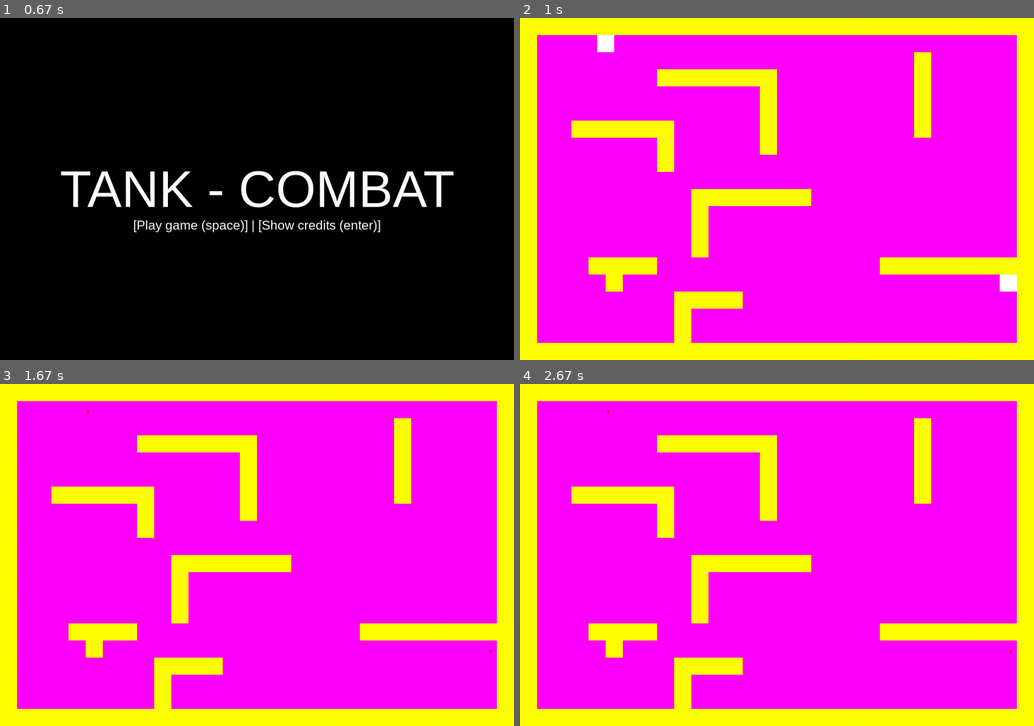
Above: before the commit, frames 1-4 (two rows, left to right).
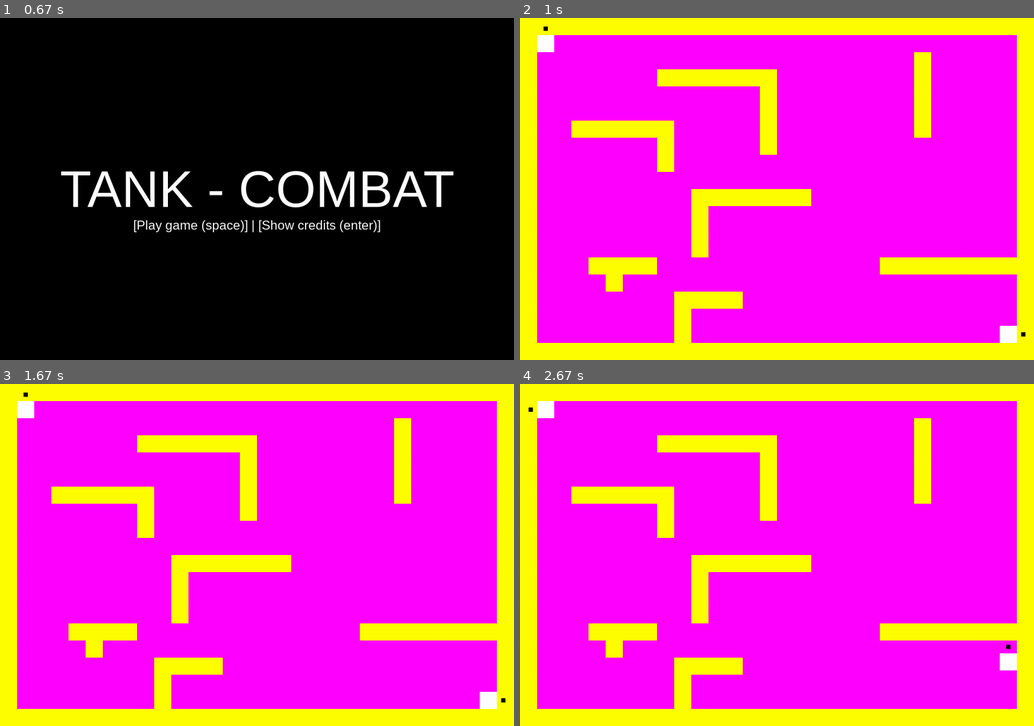
Above: after the commit, the same moments.

Repository: rudyjcruz831/tank_pygame
Game: pygame game, started from main.py
Same seed, same stepped clock (60 frames per second), same inputs: the game is played once before the commit and once after it.
Inputs:
- Up to frame 1 (0.67 s): hold W from 0.33 s (still down); hold Right from 0.33 s (still down)
- Up to frame 2 (1 s): release W at 0.8 s; release Right at 0.8 s; tap Space at 0.83 s
- Up to frame 3 (1.67 s): tap Space at 1.17 s; tap Enter at 1.5 s
- Up to frame 4 (2.67 s): hold A from 2.33 s (still down); hold Up from 2.33 s (still down)

Frame 1 is identical in both runs. In frame 2, 0.7% of the frame differs, in the area x 3-99%, y 2-95%; in frame 3, 0.4%; in frame 4, 0.4%.

Commit message:
modified collision, bullet and tank

Diff:
--- a/test_bullet.py
+++ b/test_bullet.py
@@ -1,7 +1,7 @@
 import pygame
 import random
 import math
-
+from time import time
 pygame.init()
 
 
@@ -14,19 +14,41 @@
         self.rect = self.image.get_rect(center=(x, y))
         self.direction = direction
         self.bounce_count = 0
+        self.hits = 0
+        self.move_x = self.direction[0]
+        self.move_y = self.direction[1]
+        self.colision_initial_time = time()
+        self.colision_final_time = time()
+
 
     def update(self, walls, bullets):
-        self.rect.x += self.direction[0] * 5
-        self.rect.y += self.direction[1] * 5
+        self.colision_final_time = time()
 
-        # handle wall collision
-        for wall in walls:
-            if self.rect.colliderect(wall.rect):
-                self.direction = self.get_random_direction()
-                self.bounce_count += 1
-                if self.bounce_count >= 6:
-                    self.kill()
-                break
+        self.rect.x += self.move_x * 1
+        self.collision('horizontal', walls)
+
+        self.rect.y += self.move_y * 1
+        self.collision('vertical', walls)
+
+        if self.hits >= 6:
+            self.kill()
+
+    def collision(self, direction,walls):
+        if direction == 'horizontal':
+            for wall in walls:
+                if self.colision_final_time - self.colision_initial_time > 0.1:
+                    if self.rect.colliderect(wall):
+                        self.move_x *= -1
+                        self.colision_initial_time = time()
+                        self.hits += 1
+
+        if direction == 'vertical':
+            for wall in walls:
+                if self.colision_final_time - self.colision_initial_time > 0.1:
+                    if self.rect.colliderect(wall):
+                        self.move_y *= -1
+                        self.colision_initial_time = time()
+                        self.hits += 1
 
     @staticmethod
     def get_random_direction():
--- a/test_game.py
+++ b/test_game.py
@@ -38,8 +38,8 @@
         pygame.display.set_caption("Tank Maze - Atari 2600")
         self.clock = pygame.time.Clock()
         self.maze = Maze(pattern, maze_color)
-        self.tank1 = Tank(1, 1, WHITE, BLOCK_SIZE)
-        self.tank2 = Tank(MAZE_WIDTH - 2, MAZE_HEIGHT - 2, WHITE, BLOCK_SIZE)
+        self.tank1 = Tank(1, 1, WHITE, BLOCK_SIZE, 1, self.maze.walls)
+        self.tank2 = Tank(MAZE_WIDTH - 2, MAZE_HEIGHT - 2, WHITE, BLOCK_SIZE, 2, self.maze.walls)
         self.bullets = pygame.sprite.Group()
         self.all_sprites = pygame.sprite.Group()
         self.all_sprites.add(self.tank1, self.tank2)
@@ -65,26 +65,9 @@
                         self.show_credits = not self.show_credits
 
     def update(self):
-        self.tank1.dx, self.tank1.dy = 0, 0
-        self.tank2.dx, self.tank2.dy = 0, 0
-        keys = pygame.key.get_pressed()
-        if keys[pygame.K_LEFT]:
-            self.tank1.dx = -5
-        elif keys[pygame.K_RIGHT]:
-            self.tank1.dx = 5
-        elif keys[pygame.K_UP]:
-            self.tank1.dy = -5
-        elif keys[pygame.K_DOWN]:
-            self.tank1.dy = 5
-        if keys[pygame.K_a]:
-            self.tank2.dx = -5
-        elif keys[pygame.K_d]:
-            self.tank2.dx = 5
-        elif keys[pygame.K_w]:
-            self.tank2.dy = -5
-        elif keys[pygame.K_s]:
-            self.tank2.dy = 5
         self.all_sprites.update(self.maze.walls, self.bullets)
+        self.tank1.draw(self.screen)
+        self.tank2.draw(self.screen)
 
     def draw_game(self):
         self.screen.fill(bg_color)
@@ -130,10 +113,10 @@
     def fire_bullet(self, tank):
         bullet_direction = (0, 0)
         if tank == self.tank1:
-            bullet_direction = (self.tank1.dx, self.tank1.dy)
+            bullet_direction = (self.tank1.block_dx / 3, self.tank1.block_dy / 3)
         elif tank == self.tank2:
-            bullet_direction = (self.tank2.dx, self.tank2.dy)
-        bullet = Bullet(tank.rect.centerx + 5, tank.rect.centery + 5, bullet_direction, RED)
+            bullet_direction = (self.tank2.block_dx/3, self.tank2.block_dy/3)
+        bullet = Bullet(tank.rect_block.centerx, tank.rect_block.centery, bullet_direction, RED)
         self.bullets.add(bullet)
         self.all_sprites.add(bullet)
 
--- a/test_tank.py
+++ b/test_tank.py
@@ -1,10 +1,11 @@
 import pygame
+import math
 
 pygame.init()
 
 
 class Tank(pygame.sprite.Sprite):
-    def __init__(self, x, y, color, size):
+    def __init__(self, x, y, color, size, id, obstacles):
         super().__init__()
         self.color = color
         self.size = size
@@ -14,27 +15,120 @@
         self.dx = 0
         self.dy = 0
 
+        self.id = id
+        self.obstacles = obstacles
+        self.rect_block = pygame.Rect(100, 200, 10, 10)
+        self.block_dx = 0
+        self.block_dy = 0
+
     def update(self, walls, bullets):
+        self.rect_block.centerx = self.rect.centerx + self.block_dx
+        self.rect_block.centery = self.rect.centery + self.block_dy
+
         self.rect.x += self.dx
+        self.collider_wall('horizontal')
         self.rect.y += self.dy
-
-        # handle wall collision
-        for wall in walls:
-            if self.rect.colliderect(wall.rect):
-                if self.dx > 0:
-                    self.rect.right = wall.rect.left
-                elif self.dx < 0:
-                    self.rect.left = wall.rect.right
-                elif self.dy > 0:
-                    self.rect.bottom = wall.rect.top
-                elif self.dy < 0:
-                    self.rect.top = wall.rect.bottom
+        self.collider_wall('vertical')
 
         # handle bullet collision
         bullet_hit = pygame.sprite.spritecollideany(self, bullets)
         if bullet_hit:
-            self.kill()
+            self.death()  # assuming death method handles tank removal
+        self.move()
+
+    def move(self):
+        keys = pygame.key.get_pressed()
+        if self.id == 1:
+
+            if keys[pygame.K_w]:
+                self.dy = -5
+                self.block_dy = -35
+                self.block_dx = 0
+
+            elif keys[pygame.K_s]:
+                self.dy = 5
+                self.block_dy = 35
+                self.block_dx = 0
+
+            else:
+                self.dy = 0
+
+            if keys[pygame.K_a]:
+                self.dx = -5
+                self.block_dy = 0
+                self.block_dx = -35
+            elif keys[pygame.K_d]:
+                self.dx = 5
+                self.block_dx = 35
+                self.block_dy = 0
+
+            else:
+                self.dx = 0
+
+            # Normalize diagonal movement
+            if self.dx != 0 and self.dy != 0:
+                self.dx /= math.sqrt(2)
+                self.dy /= math.sqrt(2)
+                self.block_dy = self.dy * 10
+                self.block_dx = self.dx * 10
+
+        if self.id == 2:
+            if keys[pygame.K_UP]:
+                self.dy = -5
+                self.block_dy = -35
+                self.block_dx = 0
+            elif keys[pygame.K_DOWN]:
+                self.dy = 5
+                self.block_dy = 35
+                self.block_dx = 0
+            else:
+                self.dy = 0
+
+            if keys[pygame.K_LEFT]:
+                self.dx = -5
+                self.block_dy = 0
+                self.block_dx = -35
+            elif keys[pygame.K_RIGHT]:
+                self.dx = 5
+                self.block_dx = 35
+                self.block_dy = 0
+            else:
+                self.dx = 0
+
+            # Normalize diagonal movement
+            if self.dx != 0 and self.dy != 0:
+                self.dx /= math.sqrt(2)
+                self.dy /= math.sqrt(2)
+                self.block_dy = self.dy * 10
+                self.block_dx = self.dx * 10
+
+    def collider_wall(self, direction):
+        if direction == 'horizontal':
+            for wall in self.obstacles:
+                if self.rect.colliderect(wall):
+                    if self.dx > 0:
+                        self.rect.right = wall.rect.left
+
+                    if self.dx < 0:
+                        self.rect.left = wall.rect.right
+
+        if direction == 'vertical':
+            for wall in self.obstacles:
+                if self.rect.colliderect(wall):
+                    if self.dy > 0:
+                        self.rect.bottom = wall.rect.top
+
+                    if self.dy < 0:
+                        self.rect.top = wall.rect.bottom
 
     def death(self):
         # moves tank out of screen
         self.rect.topleft = (1000, 1000)
+
+    def draw(self, screen):
+
+        # Desenhar o quadrado preto em cima do tanque
+        pygame.draw.rect(screen, (0, 0, 0), self.rect_block)
+
+    def fire_bullet(self):
+        pass
